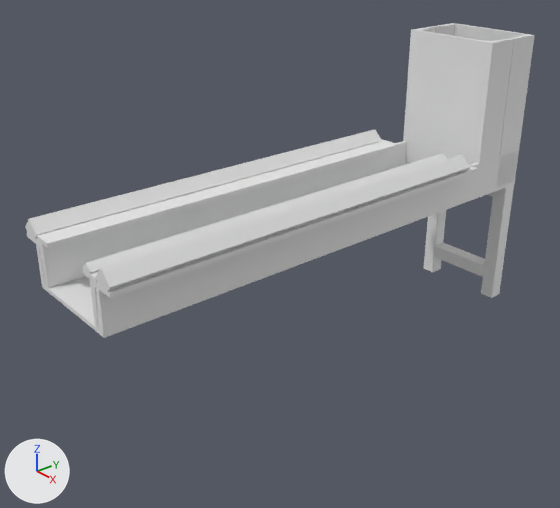
What one commit did to the Blender file Base.blend.
One viewpoint serves both versions: a 50 mm camera at (1.156, -1.839, 1.099) aimed at (-0.171, -0.72, 0.289). Lighting does not change. The marker at lower left points along +X, +Y and +Z.

Script lines for the objects in view, before the commit:
```python
me_cubo = bpy.data.meshes.new('Cubo')
me_cubo.from_pydata(...)  # 14 vertices, 9 faces; spans x -0.02..0.0, y -1.01..0.0, z 0.0..0.02
me_plane = bpy.data.meshes.new('Plane')
me_plane.from_pydata(...)  # 44 vertices, 32 faces; spans x -0.264..0.0, y -0.1..0.0, z 0.0..1.29
me_plane_006 = bpy.data.meshes.new('Plane.006')
me_plane_006.from_pydata(...)  # 32 vertices, 32 faces; spans x 0.0..0.04, y 0.0..0.04, z -0.35..0.0
me_plane_006.materials.append(mat_default_obj_003)  # white #e7e7e7
ob_base_global = bpy.data.objects.new('Base global', me_plane)
ob_base_global.location = (-0.264, 0.0, 0.35)
ob_base_global.rotation_euler = (-1.571, 0.0, 3.142)  # degrees (-90, 0, 180)
ob_guia_secundaria_posterior = bpy.data.objects.new('Guia secundaria Posterior', me_cubo)
ob_guia_secundaria_posterior.location = (-0.043, -0.279, 0.46)
ob_guia_secundaria_posterior.rotation_euler = (0.0, 0.785, 0.0)  # degrees (0, 45, 0)
ob_pata_1_posterior = bpy.data.objects.new('Pata 1 posterior', me_plane_006)
ob_pata_1_posterior.location = (-0.04, 0.0, 0.0)
ob_pata_1_posterior.rotation_euler = (3.142, 0.0, 0.0)  # degrees (180, 0, 0)
# also in view: 'Base superior Frontal' at (-0.269, -0.765, 0.41); 'Guia interior Frontal' at (-0.229, -0.785, 0.466); 'Cabeza Polea.001' at (-0.132, -0.135, 0.56); 'Guia principal Posterior' at (0.017, -0.785, 0.48); 'Pata 1 frontal' at (-0.244, -0.02, 0.175)
```
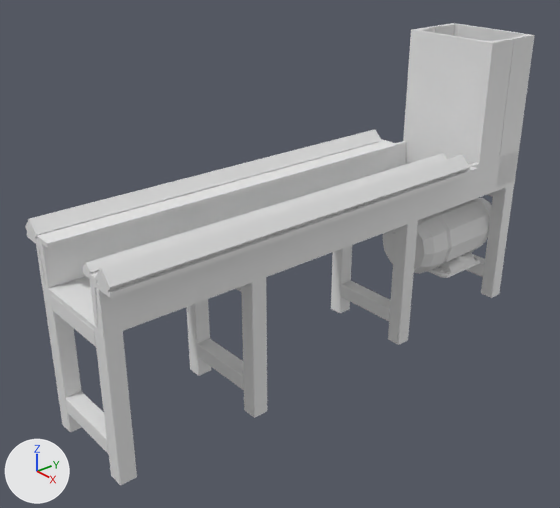
Commit message: Ambpliacion de la base

Edits to the bpy script that builds the scene:
```text
Add ob_motor:
    ob_motor = bpy.data.objects.new('motor', me_circle_003)  # 479 vertices, 438 faces; spans x -1.0..0.99, y -1.0..1.61, z -0.08..0.3
    ob_motor.location = (-0.131, -0.226, 0.204)
    ob_motor.rotation_euler = (0.0, 1.571, 1.571)  # degrees (0, 90, 90)
    ob_motor.scale = (0.095, 0.095, 1.0)
Add ob_pata_4_bajo:
    ob_pata_4_bajo = bpy.data.objects.new('Pata 4 bajo', me_plane_017)  # 32 vertices, 32 faces; spans x 0.0..0.04, y 0.0..0.04, z -0.184..0.0; in mat_default_obj_014 (white #e7e7e7)
    ob_pata_4_bajo.location = (-0.224, -1.25, 0.094)
    ob_pata_4_bajo.rotation_euler = (3.142, 1.571, 0.0)  # degrees (180, 90, 0)
Add ob_pata_4_frontal:
    ob_pata_4_frontal = bpy.data.objects.new('Pata 4 frontal', me_plane_018)  # 32 vertices, 32 faces; spans x 0.0..0.04, y 0.0..0.04, z -0.35..0.0; in mat_default_obj_015 (white #e7e7e7)
    ob_pata_4_frontal.location = (-0.264, -1.25, 0.0)
    ob_pata_4_frontal.rotation_euler = (3.142, 0.0, 0.0)  # degrees (180, 0, 0)
Add ob_pata_4_posterior:
    ob_pata_4_posterior = bpy.data.objects.new('Pata 4 posterior', me_plane_019)  # 32 vertices, 32 faces; spans x 0.0..0.04, y 0.0..0.04, z -0.35..0.0; in mat_default_obj_016 (white #e7e7e7)
    ob_pata_4_posterior.location = (-0.04, -1.25, 0.0)
    ob_pata_4_posterior.rotation_euler = (3.142, 0.0, 0.0)  # degrees (180, 0, 0)
Add ob_pata_4_superior:
    ob_pata_4_superior = bpy.data.objects.new('Pata 4 superior', me_plane_020)  # 32 vertices, 32 faces; spans x 0.0..0.04, y 0.0..0.04, z -0.184..0.0; in mat_default_obj_017 (white #e7e7e7)
    ob_pata_4_superior.location = (-0.224, -1.25, 0.35)
    ob_pata_4_superior.rotation_euler = (3.142, 1.571, 0.0)  # degrees (180, 90, 0)
Add ob_pata_3_bajo:
    ob_pata_3_bajo = bpy.data.objects.new('Pata 3 bajo', me_plane_016)  # 32 vertices, 32 faces; spans x 0.0..0.04, y 0.0..0.04, z -0.184..0.0; in mat_default_obj_013 (white #e7e7e7)
    ob_pata_3_bajo.location = (-0.224, -0.901, 0.094)
    ob_pata_3_bajo.rotation_euler = (3.142, 1.571, 0.0)  # degrees (180, 90, 0)
Add ob_pata_3_frontal:
    ob_pata_3_frontal = bpy.data.objects.new('Pata 3 frontal', me_plane_015)  # 32 vertices, 32 faces; spans x 0.0..0.04, y 0.0..0.04, z -0.35..0.0; in mat_default_obj_012 (white #e7e7e7)
    ob_pata_3_frontal.location = (-0.264, -0.901, 0.0)
    ob_pata_3_frontal.rotation_euler = (3.142, 0.0, 0.0)  # degrees (180, 0, 0)
Add ob_pata_3_posterior:
    ob_pata_3_posterior = bpy.data.objects.new('Pata 3 posterior', me_plane_014)  # 32 vertices, 32 faces; spans x 0.0..0.04, y 0.0..0.04, z -0.35..0.0; in mat_default_obj_011 (white #e7e7e7)
    ob_pata_3_posterior.location = (-0.04, -0.901, 0.0)
    ob_pata_3_posterior.rotation_euler = (3.142, 0.0, 0.0)  # degrees (180, 0, 0)
Add ob_pata_2_bajo:
    ob_pata_2_bajo = bpy.data.objects.new('Pata 2 bajo', me_plane_009)  # 32 vertices, 32 faces; spans x 0.0..0.04, y 0.0..0.04, z -0.184..0.0; in mat_default_obj_006 (white #e7e7e7)
    ob_pata_2_bajo.location = (-0.224, -0.41, 0.094)
    ob_pata_2_bajo.rotation_euler = (3.142, 1.571, 0.0)  # degrees (180, 90, 0)
Add ob_pata_2_frontal:
    ob_pata_2_frontal = bpy.data.objects.new('Pata 2 frontal', me_plane_010)  # 32 vertices, 32 faces; spans x 0.0..0.04, y 0.0..0.04, z -0.35..0.0; in mat_default_obj_007 (white #e7e7e7)
    ob_pata_2_frontal.location = (-0.264, -0.41, 0.0)
    ob_pata_2_frontal.rotation_euler = (3.142, 0.0, 0.0)  # degrees (180, 0, 0)
Add ob_pata_2_posterior:
    ob_pata_2_posterior = bpy.data.objects.new('Pata 2 posterior', me_plane_011)  # 32 vertices, 32 faces; spans x 0.0..0.04, y 0.0..0.04, z -0.35..0.0; in mat_default_obj_008 (white #e7e7e7)
    ob_pata_2_posterior.location = (-0.04, -0.41, 0.0)
    ob_pata_2_posterior.rotation_euler = (3.142, 0.0, 0.0)  # degrees (180, 0, 0)
```

Where the change shows, as pixel boxes [x1, y1, x2, y2] in the pictures (560 x 508 px):
'motor', added
    after: [382, 198, 492, 278]
'Pata 4 posterior', added
    after: [94, 330, 137, 485]
'Pata 3 posterior', added
    after: [241, 277, 267, 418]
'Pata 2 posterior', added
    after: [388, 221, 418, 345]
'Pata 4 frontal', added
    after: [43, 288, 82, 432]
'Pata 4 bajo', added
    after: [66, 391, 109, 454]
'Pata 3 frontal', added
    after: [187, 299, 211, 376]
'Pata 3 bajo', added
    after: [197, 339, 244, 390]
'Pata 2 frontal', added
    after: [331, 245, 352, 313]
'Pata 2 bajo', added
    after: [341, 281, 391, 321]
'Pata 4 superior', added
    after: [51, 295, 96, 347]
